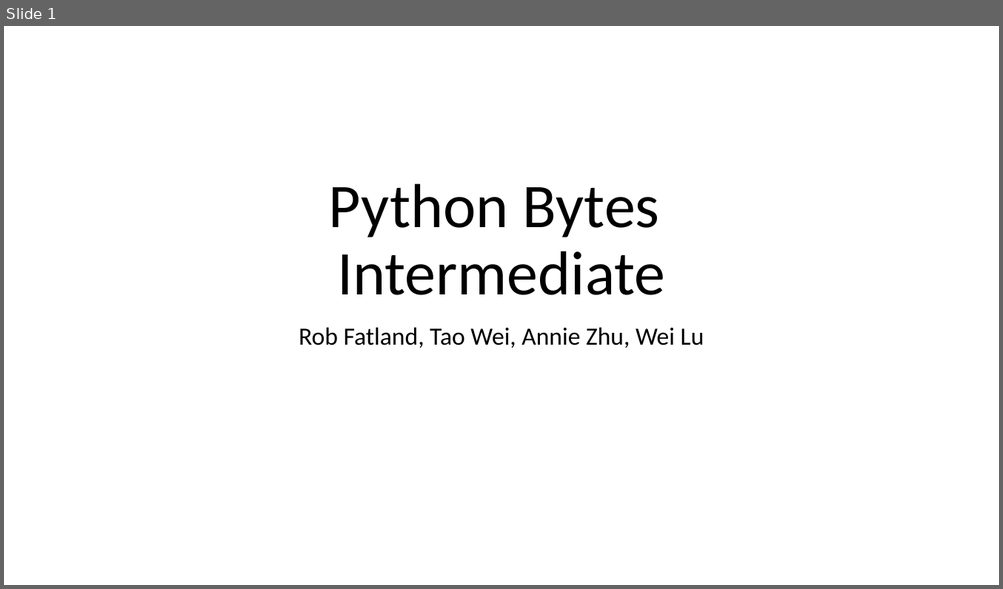
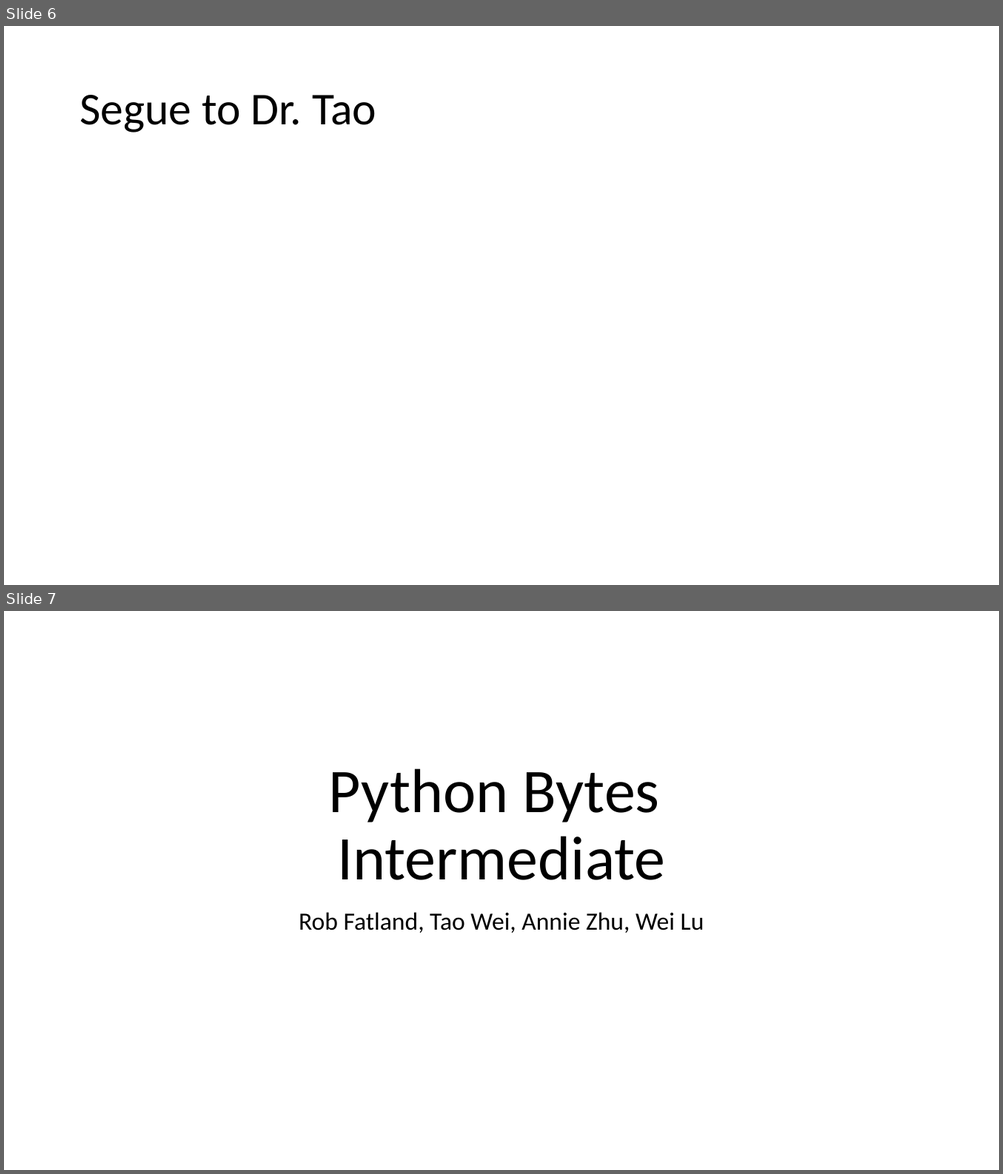
Before and after one commit to shreystechtips/pythonbytes, a slide deck: presentations/python bytes intermediate.pptx. Shown one above the other, each under a label of ours: slide 1 before the commit, slides 6 and 7 after it. The pictures are 1003x589 and 1003x1174 pixels, drawn with LibreOffice and Linux fonts; fonts in the diff are those of the drawing. Boxes give left, top, right and bottom in pixels: in the first picture for what was removed or moved away, otherwise in the second. Text is boxed around its words. In the diff, an @@ line names an element or a change of style, - is before the commit and + after.

```diff
--- a/presentations/python bytes intermediate.pptx
+++ b/presentations/python bytes intermediate.pptx
@@ slide 6 added at <box>4,26,999,585</box>, background #FFFFFF @@
@@ title added at <box>79,95,376,133</box>, 44 pt, text #000000 @@
+Segue to Dr. Tao
@@ what was slide 1 is now slide 7 @@
```
Also in this commit, not shown: 2 slides changed, 5 other slides added, 9 other files.
